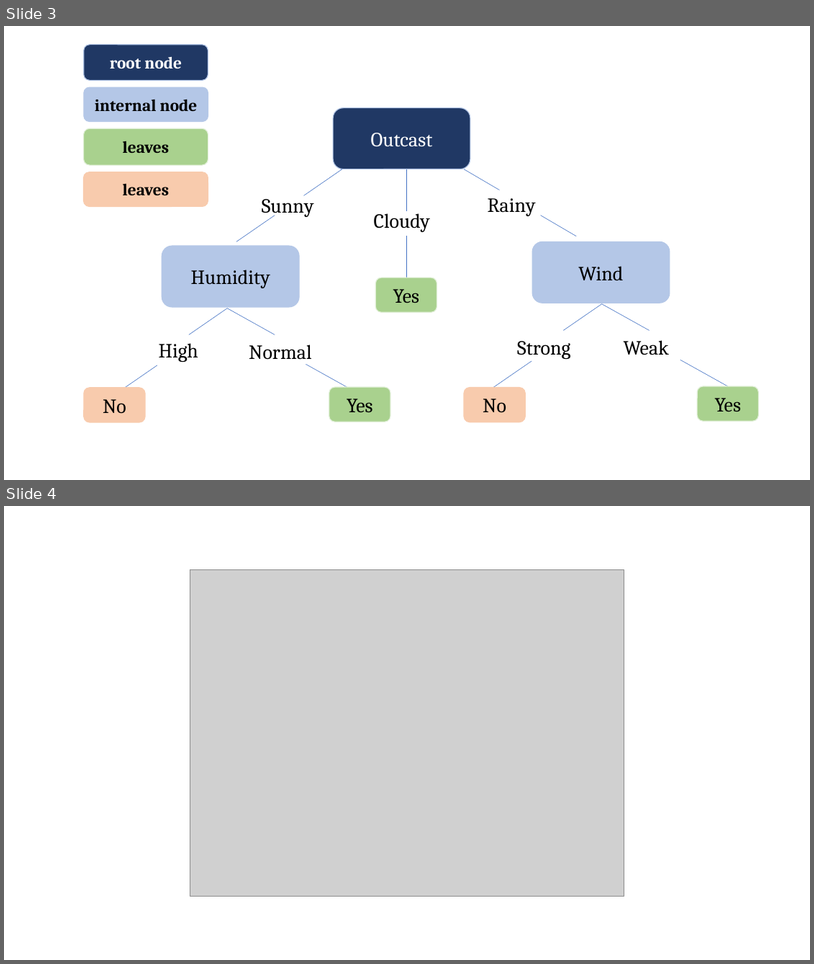
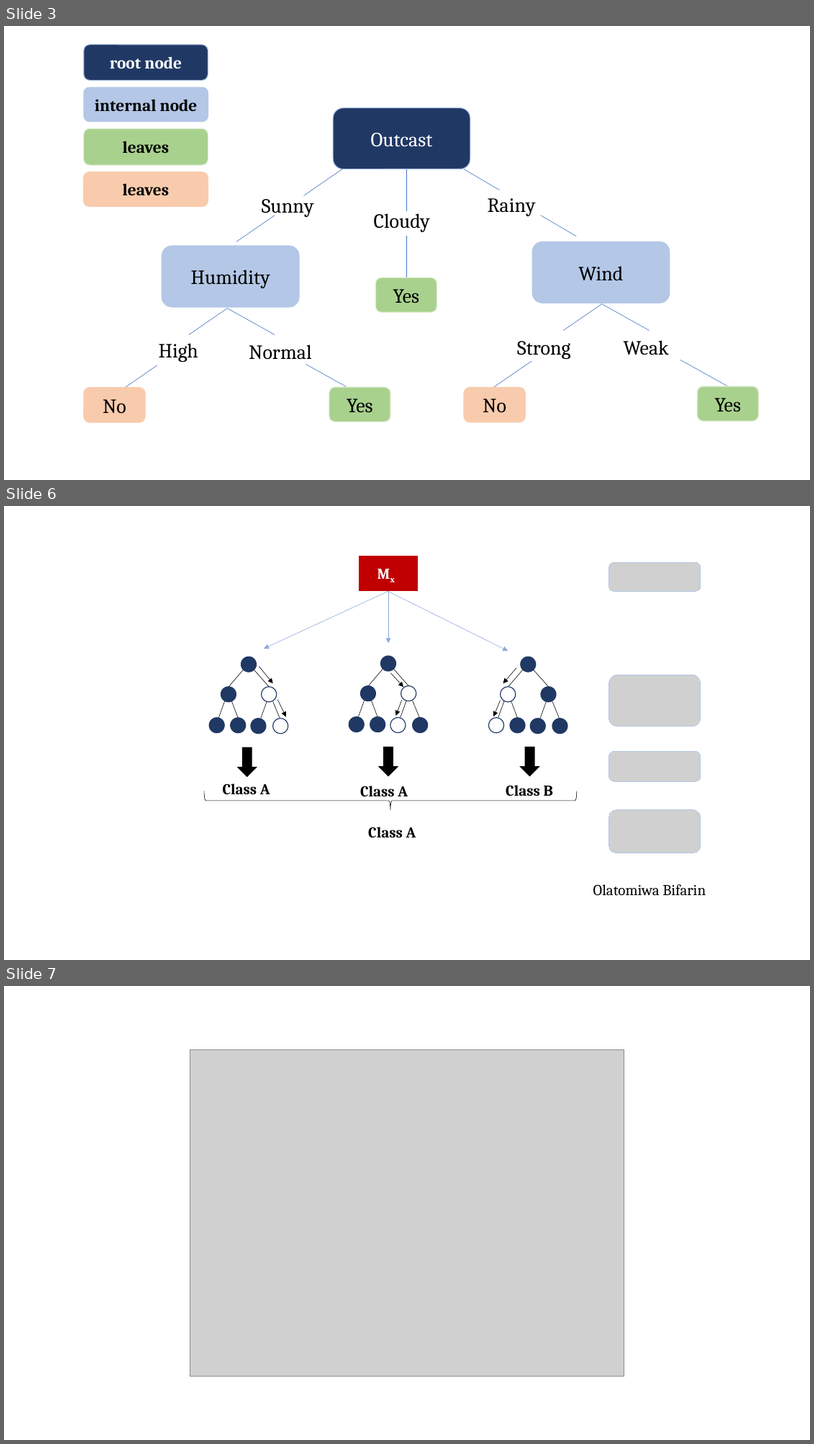
Before and after one commit to obifarin/machine-learning.ainotes, a slide deck: datasets/random_forest/trees_forest.pptx. Shown one above the other, each under a label of ours: slides 3 and 4 before the commit, slides 3, 6 and 7 after it; the slides between them are not shown. The pictures are 814x964 and 814x1444 pixels, drawn with LibreOffice and Linux fonts; fonts in the diff are those of the drawing; grey boxes stand for pictures. Boxes give left, top, right and bottom in pixels: in the first picture for what was removed or moved away, otherwise in the second. Text is boxed around its words. In the diff, an @@ line names an element or a change of style, - is before the commit and + after.

```diff
--- a/datasets/random_forest/trees_forest.pptx
+++ b/datasets/random_forest/trees_forest.pptx
@@ slide 6 added at [4, 506, 810, 960], background #FFFFFF @@
@@ rectangle added at [359, 556, 418, 591], fill #C00000, outline #C00000 1 pt @@
@@ text added at [372, 561, 422, 585], 18 pt, text #FFFFFF, bold @@
+Mx
@@ picture added at [610, 562, 701, 591] @@
@@ arrow added from (388, 591) to (264, 649), #8FAADC 0.5 pt @@
@@ arrow added from (388, 591) to (388, 644), #8FAADC 0.5 pt @@
@@ arrow added from (388, 591) to (509, 651), #8FAADC 0.5 pt @@
@@ arrow added from (260, 667) to (273, 683), #000000 0.5 pt @@
@@ arrow added from (391, 673) to (404, 687), #000000 0.5 pt @@
@@ arrow added from (517, 668) to (504, 683), #000000 0.5 pt @@
@@ picture added at [610, 674, 701, 726] @@
@@ arrow added from (278, 700) to (286, 716), #000000 0.5 pt @@
@@ arrow added from (402, 700) to (396, 716), #000000 0.5 pt @@
@@ group added at [210, 656, 288, 734]: 7 ellipses, 6 lines @@
@@ group added at [349, 656, 428, 733]: 7 ellipses, 6 lines @@
@@ arrow added from (501, 700) to (494, 716), #000000 0.5 pt @@
@@ group added at [489, 656, 568, 734]: 7 ellipses, 6 lines @@
@@ down arrow added at [238, 747, 256, 777], fill #000000, outline #000000 1 pt @@
@@ down arrow added at [380, 746, 398, 776], fill #000000, outline #000000 1 pt @@
@@ down arrow added at [521, 746, 540, 776], fill #000000, outline #000000 1 pt @@
@@ picture added at [610, 751, 701, 781] @@
@@ text added at [223, 783, 270, 795], 18 pt, text #000000, bold @@
+Class A
@@ text added at [360, 785, 408, 797], 18 pt, text #000000, bold @@
+Class A
@@ text added at [506, 785, 553, 796], 18 pt, text #000000, bold @@
+Class B
@@ left brace added at [204, 790, 577, 810], outline #000000 0.5 pt @@
@@ text added at [368, 826, 417, 838], 18 pt, text #000000, bold @@
+Class A
@@ picture added at [610, 810, 701, 852] @@
@@ text added at [594, 884, 706, 896], 18 pt, text #000000 @@
+Olatomiwa Bifarin
@@ what was slide 4 is now slide 7 @@
```
Also in this commit, not shown: 2 other slides added, 9 other files.
